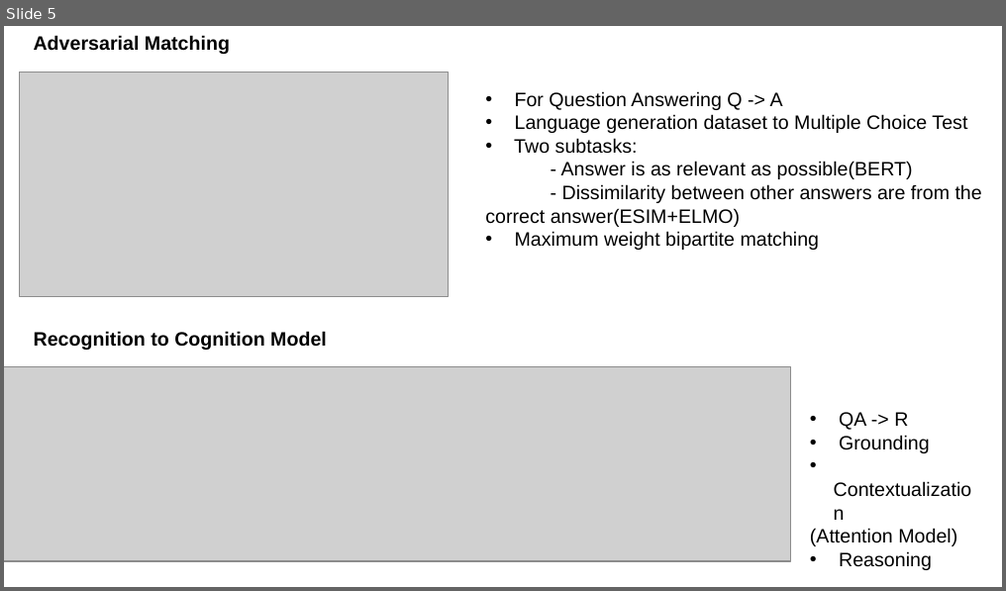
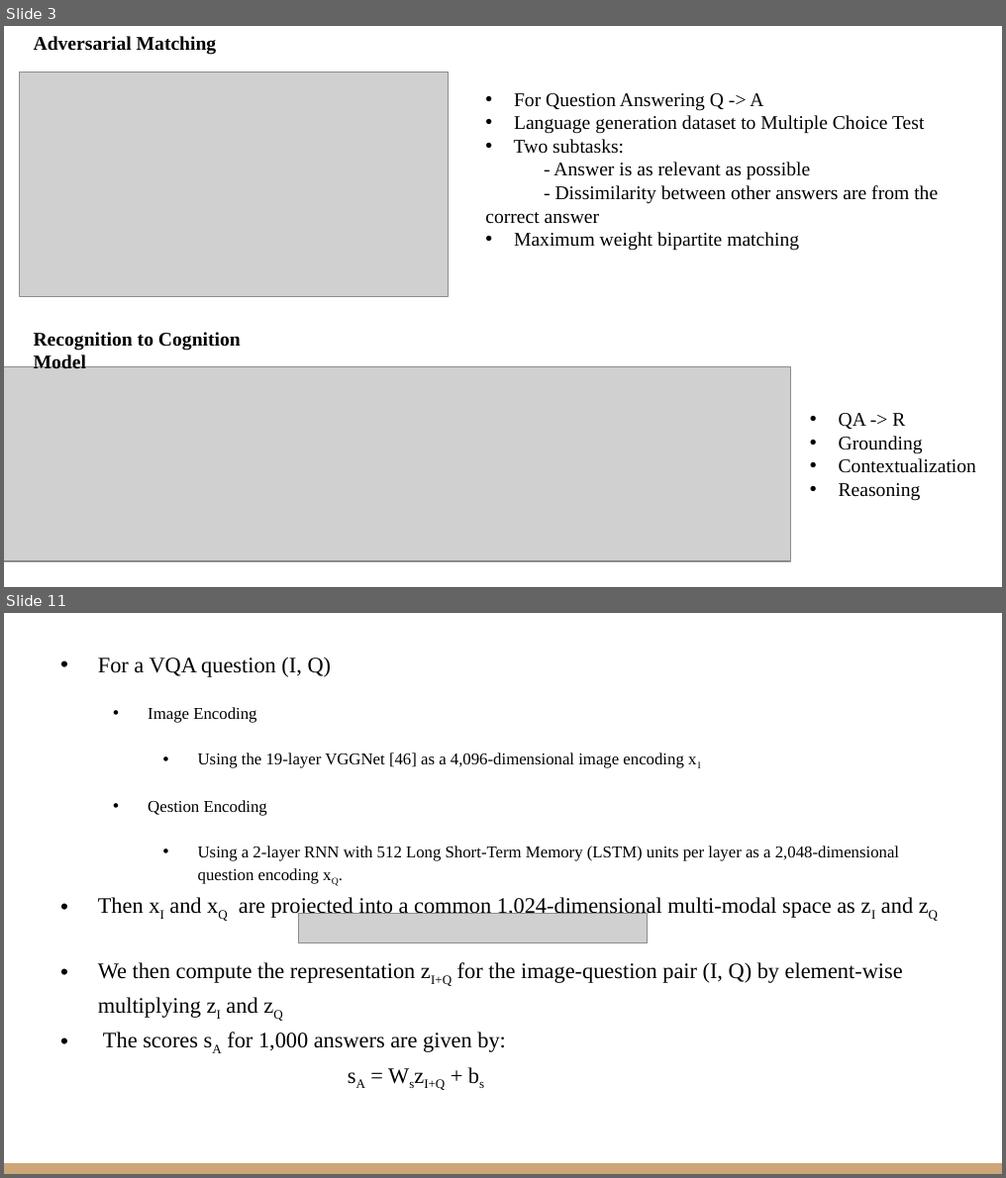
Before and after one commit to VarunBohara/Mini-Project-Documents, a slide deck: Literature Survey 2.pptx. Shown one above the other, each under a label of ours: slide 5 before the commit, slides 3 and 11 after it; the slides between them are not shown. The pictures are 1006x591 and 1006x1178 pixels, drawn with LibreOffice and Linux fonts; fonts in the diff are those of the drawing; grey boxes stand for pictures. Boxes give left, top, right and bottom in pixels: in the first picture for what was removed or moved away, otherwise in the second. Text is boxed around its words. In the diff, an @@ line names an element or a change of style, - is before the commit and + after.

```diff
--- a/Literature Survey 2.pptx
+++ b/Literature Survey 2.pptx
@@ slide 11 added at (4, 613, 1002, 1174), background #FFFFFF @@
@@ text added at (98, 657, 913, 1090), 16 pt, text #000000 @@
+• For a VQA question (I, Q)
+  • Image Encoding
+    • Using the 19-layer VGGNet [46] as a 4,096-dimensional image encoding xI
+  • Qestion Encoding
+    • Using a 2-layer RNN with 512 Long Short-Term Memory (LSTM) units per layer as a 2,048-dimensional question encoding xQ.
+• Then xI and xQ are projected into a common 1,024-dimensional multi-modal space as zI and zQ
+• We then compute the representation zI+Q for the image-question pair (I, Q) by element-wise multiplying zI and zQ
+• The scores sA for 1,000 answers are given by:
+  sA = WszI+Q + bs
@@ picture added at (298, 914, 647, 945) @@
@@ rectangle added at (4, 1163, 1002, 1174), fill #CCA677 @@
@@ what was slide 5 is now slide 3 @@
@@ slide 3 changed as well @@
@@ text at (514, 93, 924, 251): font Arial to Times New Roman in "For Question Answering Q -> A", "Language generation dataset to Multiple Choice Test", "Two subtasks:", "Maximum weight bipartite matching" @@
@@ text at (485, 162, 938, 224): text changed; font Arial to Times New Roman @@
-- Answer is as relevant as possible(BERT)
-- Dissimilarity between other answers are from the correct answer(ESIM+ELMO)
+- Answer is as relevant as possible
+- Dissimilarity between other answers are from the correct answer
@@ font Arial to Times New Roman in 3 elements at (34, 36, 217, 55), (34, 332, 241, 369), (839, 413, 976, 501) @@
@@ text at (810, 528, 957, 547): paragraph removed @@
-(Attention Model)
```
Also in this commit, not shown: 1 other slide changed, 13 other slides added, 9 slides removed.
